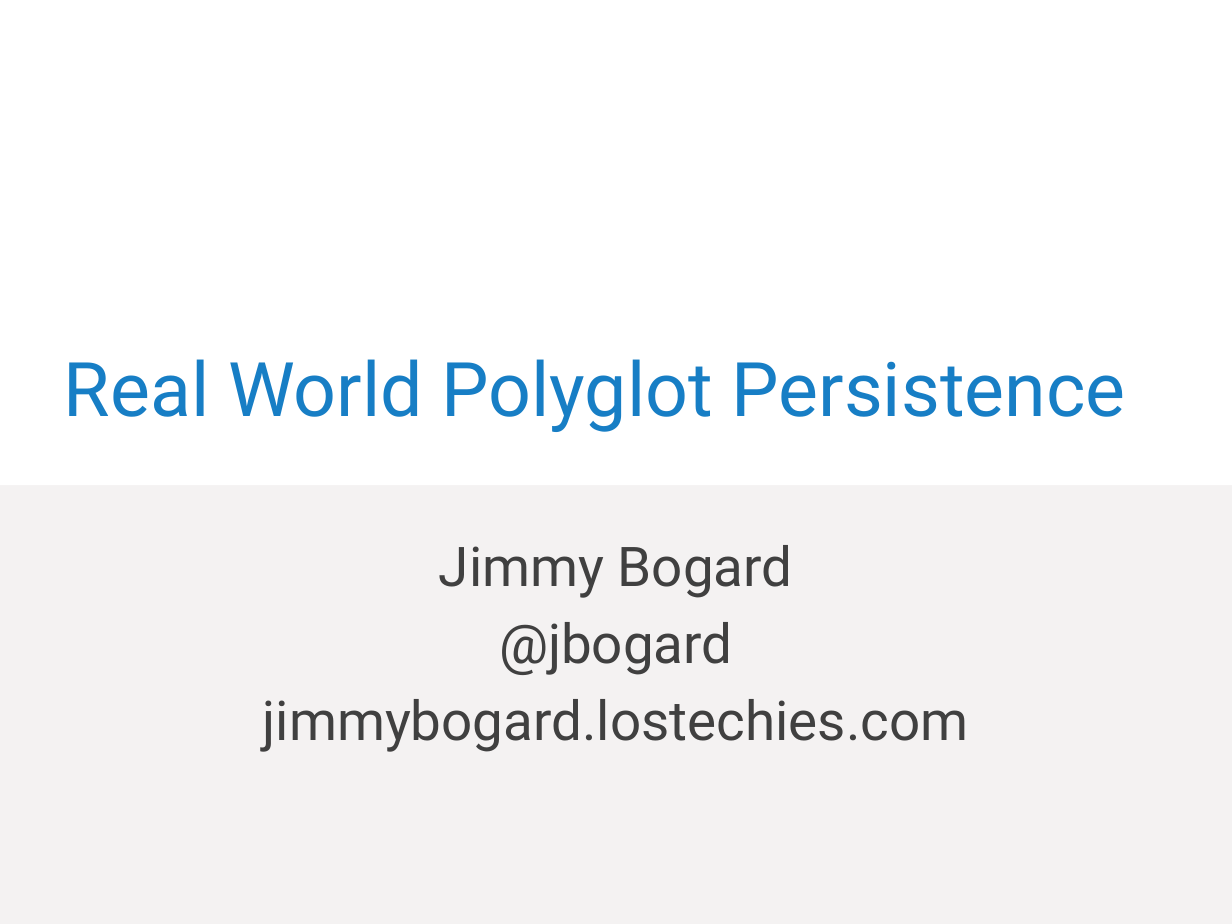
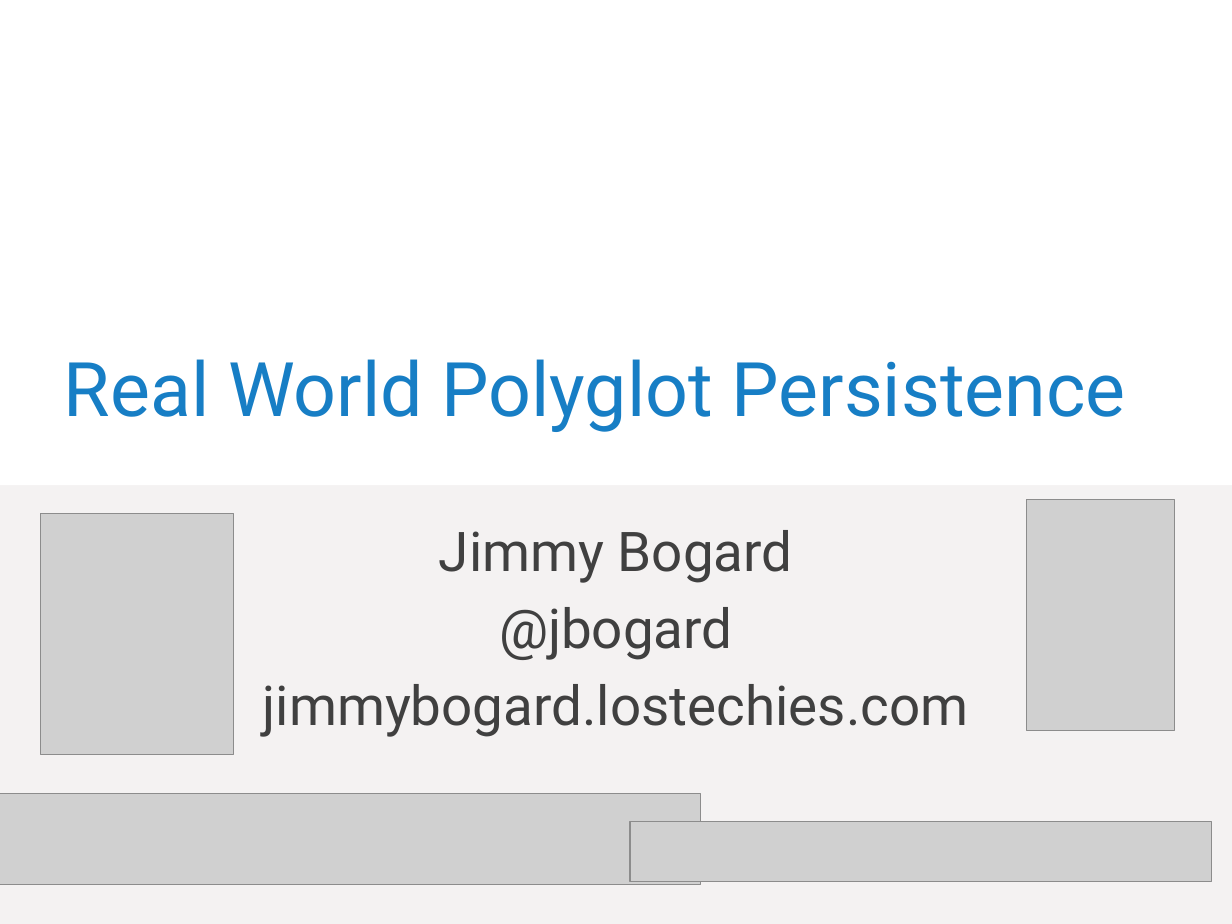
Before and after one commit to jbogard/presentations, a slide deck: slide 1 of polyglotpersistence/Real World Polyglot Persistence.pptx. Drawn at 1232x924 pixels with LibreOffice and Linux fonts; fonts in the diff are those of the drawing; grey boxes stand for pictures; background and template pictures are left out. Boxes give left, top, right and bottom in pixels: in the first picture for what was removed or moved away, otherwise in the second. Text is boxed around its words. In the diff, an @@ line names an element or a change of style, - is before the commit and + after.

Commit message:
Updated talk

```diff
--- a/polyglotpersistence/Real World Polyglot Persistence.pptx
+++ b/polyglotpersistence/Real World Polyglot Persistence.pptx
@@ subtitle "Jimmy Bogard": place and size @@
-subtitle "Jimmy Bogard" at [263,545,969,752]
+subtitle "Jimmy Bogard" at [263,530,969,737]
@@ picture added at [1026,499,1174,731] @@
@@ picture added at [41,514,233,755] @@
@@ picture added at [0,793,701,885] @@
@@ picture added at [630,822,1211,881] @@
```
Also in this commit, not shown: 3 slides added.
